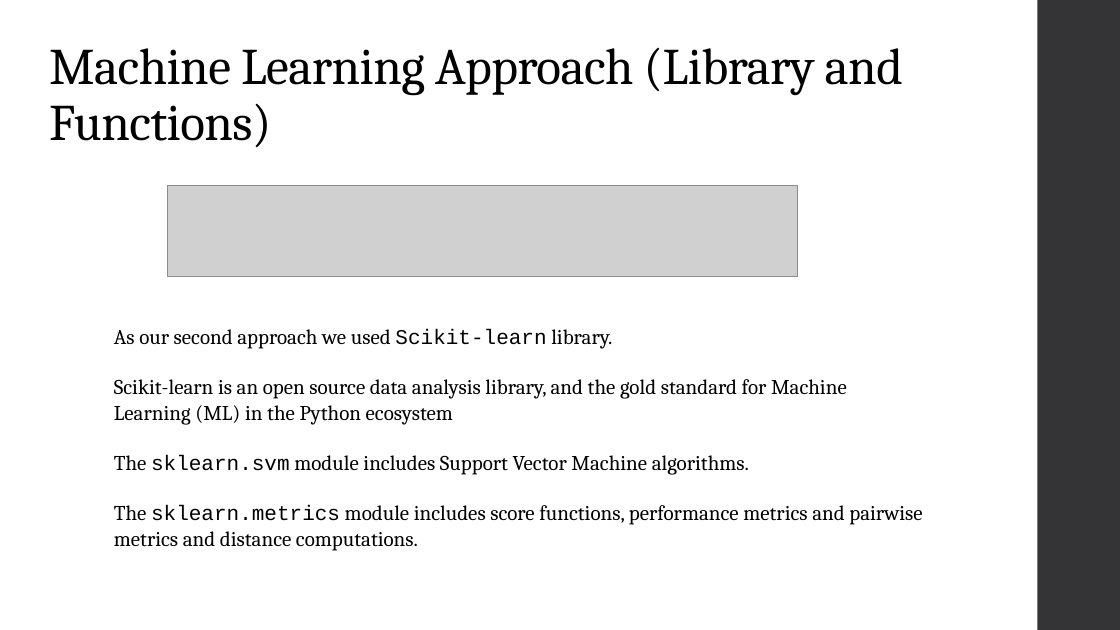
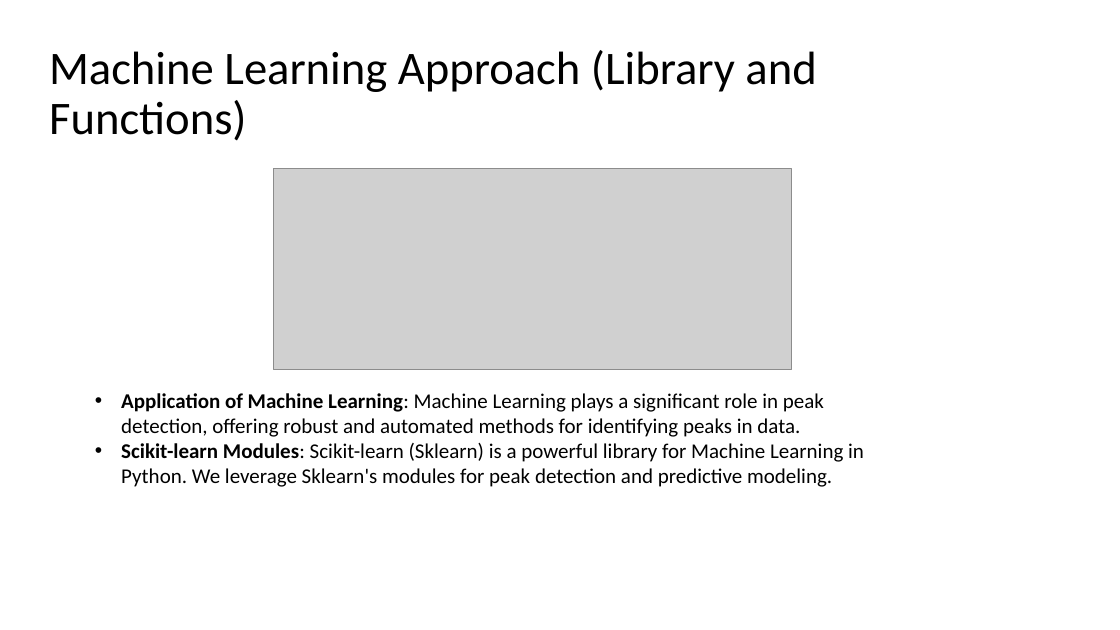
Before and after one commit to Fathir-shishir/peak-detection-, a slide deck: slide 9 of CI project T1.pptx. Drawn at 1120x630 pixels with LibreOffice and Linux fonts; fonts in the diff are those of the drawing; grey boxes stand for pictures. Boxes give left, top, right and bottom in pixels: in the first picture for what was removed or moved away, otherwise in the second. Text is boxed around its words. In the diff, an @@ line names an element or a change of style, - is before the commit and + after.

Commit message:
some changes

```diff
--- a/CI project T1.pptx
+++ b/CI project T1.pptx
@@ rectangle removed at [1038,0,1120,630] @@
@@ title "Machine Learning Approach (Library and ..." at [49,50,816,141]: size 44 to 40 pt, font Cambria to Calibri, letter spacing -0.5 to 0 pt; vertical alignment bottom to middle @@
@@ picture added at [273,169,791,370] @@
@@ picture removed at [168,186,798,276] @@
@@ text at [121,393,864,487]: text changed; font Cambria to Calibri @@
-As our second approach we used Scikit-learn library.
-Scikit-learn is an open source data analysis library, and the gold standard for Machine Learning (ML) in the Python ecosystem
-The sklearn.svm module includes Support Vector Machine algorithms.
-The sklearn.metrics module includes score functions, performance metrics and pairwise metrics and distance computations.
+• Application of Machine Learning: Machine Learning plays a significant role in peak detection, offering robust and automated methods for identifying peaks in data.
+• Scikit-learn Modules: Scikit-learn (Sklearn) is a powerful library for Machine Learning in Python. We leverage Sklearn's modules for peak detection and predictive modeling.
```
Also in this commit, not shown: 11 other slides changed, 4 slides added, 5 slides removed.
